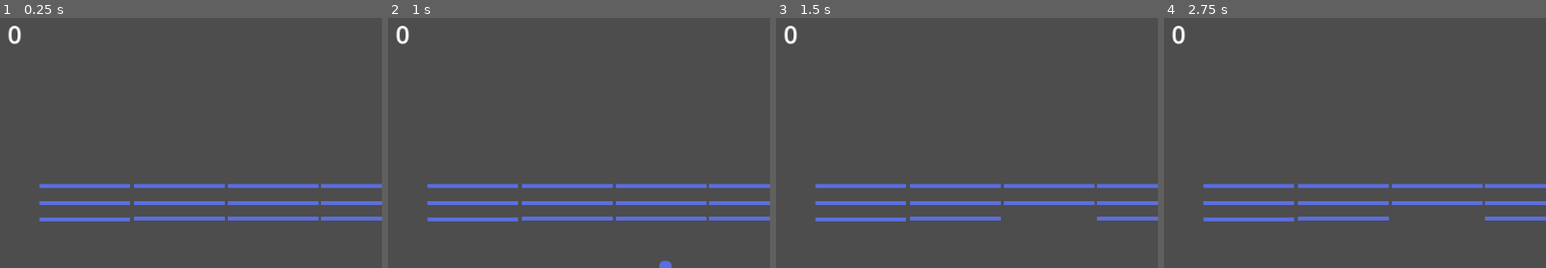
Above: before the commit, frames 1-4 (left to right).
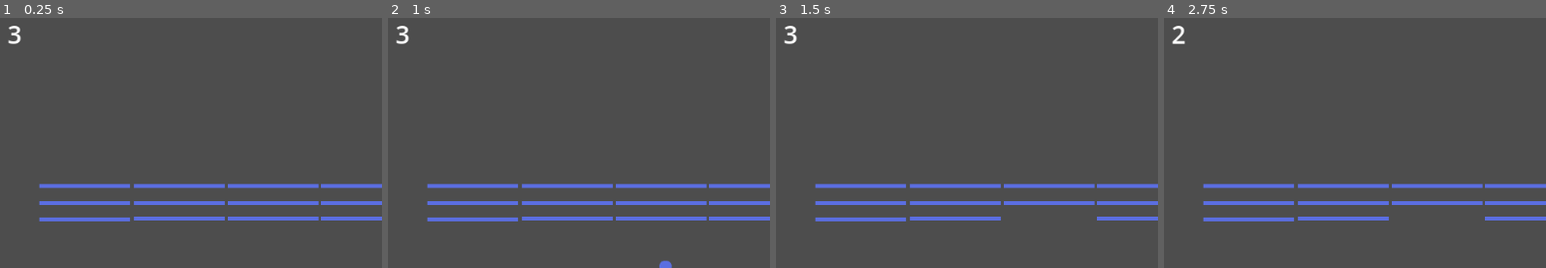
Above: after the commit, the same moments.

Repository: Dripcoding/godot-breakout2d
Game: Godot game, scene res://scenes/main.tscn
Two runs of this game, one before a commit and one after it. Both use one fixed random seed, a clock stepped at 60 frames per second and the inputs below.
Inputs (mouse positions are % of the whole screen's width and height, from its top left):
- Up to frame 1 (0.25 s): no input
- Up to frame 2 (1 s): click (0, 1) at 0.5 s
- Up to frame 3 (1.5 s): click (0, 1) at 1.25 s
- Up to frame 4 (2.75 s): tap Enter at 2 s; hold Right (move_right) from 2.03 s (still down)
The pictures show only the part of the screen within x 14-64%, y 4-54%; the shares and areas given below are measured in that part.

The runs differ from the first frame. In frame 1, 0.1% of the frame differs, in the area x 2-6%, y 3-11%; in frame 2, 0.1%; in frame 3, 0.1%; in frame 4, 0.1%.

Commit message:
impl player lives counter

Diff:
--- a/code/ball.gd
+++ b/code/ball.gd
@@ -8,7 +8,6 @@
 @export var wall_collision_rotation: float = 60
 @export var normal_velocity: float = 350
 
-@onready var ball: RigidBody2D = %Ball
 
 var collided_with_brick: bool = false
 var collided_with_wall: bool = false
--- a/code/hud.gd
+++ b/code/hud.gd
@@ -1,14 +1,17 @@
 extends CanvasLayer
+
+
+@export var playerLives: int = 3
 
 
 var score: int = 0
 
 
-# Called when the node enters the scene tree for the first time.
-func _ready():
-	print('HUD ready')
-
-
 func _on_ball_score():
 	score += 1
 	$ScoreLabel.text = 'Score: ' + str(score)
+
+
+func _on_out_of_bounds_area_out_of_bounds():
+	playerLives -= 1
+	$PlayerLivesLabel.text = 'Lives: ' + str(playerLives)
--- a/scenes/main.tscn
+++ b/scenes/main.tscn
@@ -65,7 +65,7 @@
 offset_right = 168.0
 offset_bottom = 67.0
 theme_override_font_sizes/font_size = 32
-text = "Lives: 0"
+text = "Lives: 3"
 horizontal_alignment = 1
 
 [node name="StartGameBtn" type="Button" parent="Hud"]
@@ -76,3 +76,4 @@
 [connection signal="score" from="Ball" to="Hud" method="_on_ball_score"]
 [connection signal="body_entered" from="OutOfBoundsArea" to="OutOfBoundsArea" method="_on_body_entered"]
 [connection signal="out_of_bounds" from="OutOfBoundsArea" to="." method="_on_out_of_bounds"]
+[connection signal="out_of_bounds" from="OutOfBoundsArea" to="Hud" method="_on_out_of_bounds_area_out_of_bounds"]
